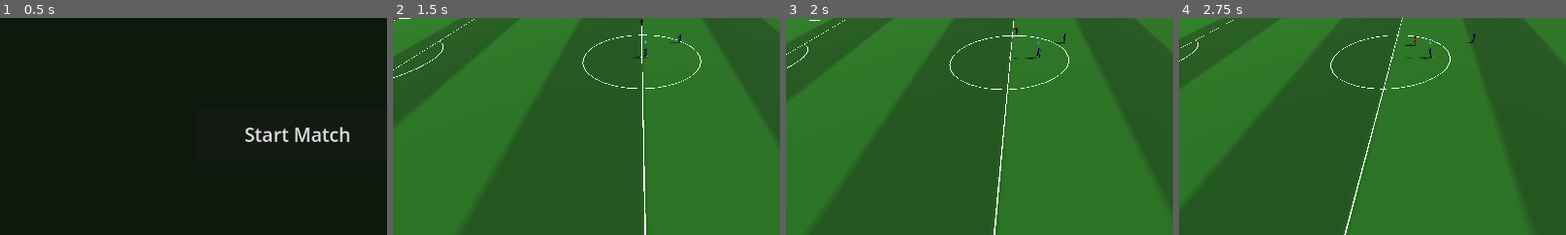
Above: before the commit, frames 1-4 (left to right).
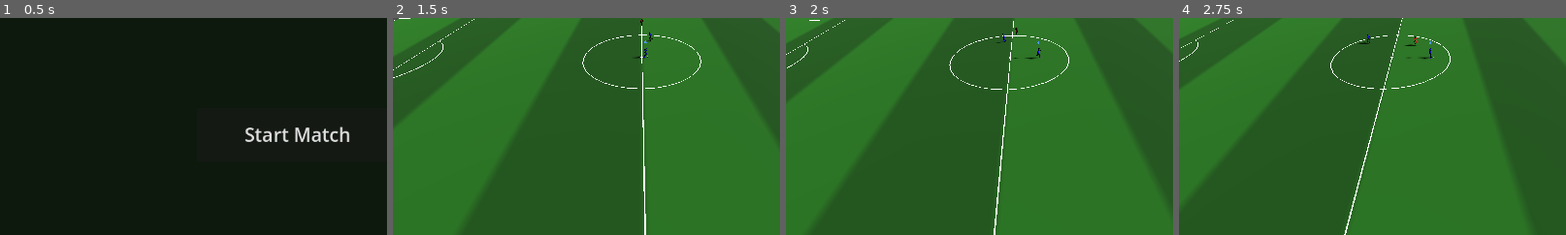
Above: after the commit, the same moments.

Repository: Churikov0112/open_football
Game: Godot game, scene res://scenes/main_menu.tscn
The game is run twice, just before and just after one commit, with the same random seed, the same clock (stepped at 60 frames per second) and the same inputs.
Inputs (mouse positions are % of the whole screen's width and height, from its top left):
- Up to frame 1 (0.5 s): no input
- Up to frame 2 (1.5 s): click "Start Match" at 0.5 s; move the mouse to (72, 45) at 1.27 s; hold Right (move_right) from 1.28 s (still down); hold E (pass) from 1.28 s (still down); click (72, 45) at 1.42 s
- Up to frame 3 (2 s): keep holding Right (move_right); keep holding E (pass)
- Up to frame 4 (2.75 s): release Right (move_right) at 2 s; release E (pass) at 2 s; drag from (30, 55) to (45, 70) at 2.02 s
The pictures show only the part of the screen within x 17-67%, y 41-91%; the shares and areas given below are measured in that part.

Frame 1 is identical in both runs. In frame 2, less than 0.1% of the frame differs, in the area x 65-75%, y 6-12%; in frame 3, less than 0.1%; in frame 4, less than 0.1%, in the area x 46-77%, y 7-13%.

Commit message:
feat(pass): teammate Role enum, receiving, fix support direction sign
Add Role { SUPPORT, RECEIVING, CHASING } to teammate_ai.gd with
begin_receiving()/end_receiving() so an AI teammate can actively run
onto an incoming pass instead of standing at a static support point.
Also fixes a pre-existing bug: _position_for_pass used +Z for the
"ahead of the carrier" offset, but this project's team_1 attacks
toward -Z, so the AI was running behind the ball carrier.

match_manager._fire_pass now calls begin_receiving() on a non-human
receiver right after the existing controlled_player handoff, and
_handle_dribbling calls end_receiving() once a team_1 player actually
picks up the ball.

Diff:
--- a/scripts/ai/teammate_ai.gd
+++ b/scripts/ai/teammate_ai.gd
@@ -8,6 +8,21 @@
 var field_length: float = FootballConstants.HALF_FIELD_LENGTH
 var field_width: float = FootballConstants.HALF_FIELD_WIDTH
 var _wander_timer: float = 0.0
+
+enum Role { SUPPORT, RECEIVING, CHASING }
+var _role: Role = Role.SUPPORT
+var _pass_dir: Vector3 = Vector3.ZERO
+var _pass_lead: float = 0.0
+
+## Менеджер зовёт это на партнёре, которому летит пас: перейти в режим выхода на приём.
+func begin_receiving(pass_dir: Vector3, lead: float) -> void:
+	_role = Role.RECEIVING
+	_pass_dir = pass_dir
+	_pass_lead = lead
+
+func end_receiving() -> void:
+	if _role == Role.RECEIVING:
+		_role = Role.SUPPORT
 
 
 func _motor() -> PlayerMotor:
@@ -30,13 +45,15 @@
 
 	var has_dribbler: bool = ball.has_method(&"set_dribbler") and ball.dribbler
 
-	# Our team has the ball → position to receive a pass
-	if has_dribbler and ball.dribbler == controlled_player:
-		_position_for_pass(delta)
-		return
-
-	# Otherwise → chase the ball (pick up loose balls, receive passes, fight for it)
-	_chase_ball(delta)
+	match _role:
+		Role.RECEIVING:
+			_move_to_receive(delta)
+			return
+		_:
+			if has_dribbler and ball.dribbler == controlled_player:
+				_position_for_pass(delta)
+			else:
+				_chase_ball(delta)
 
 
 func _position_for_pass(delta: float) -> void:
@@ -44,7 +61,7 @@
 	# Position ahead of the carrier at a good passing distance (~10m)
 	# and slightly to the side, alternating based on field position
 	var side_sign := 1.0 if carrier_pos.x < 0 else -1.0
-	var target := carrier_pos + Vector3(0, 0, 10.0) + Vector3(side_sign * 6.0, 0, 0)
+	var target := carrier_pos + Vector3(0, 0, -10.0) + Vector3(side_sign * 6.0, 0, 0)
 
 	target.x = clamp(target.x, -field_width + 4, field_width - 4)
 	target.z = clamp(target.z, -field_length + 4, field_length - 4)
@@ -53,6 +70,21 @@
 	var dir := (target - global_position).normalized()
 	dir.y = 0.0
 	_move_or_wander(dir, delta)
+
+
+## Выход на приём: в ноги — к предсказанной точке мяча; на ход — вперёд по вектору паса.
+func _move_to_receive(delta: float) -> void:
+	var target: Vector3
+	if _pass_lead > 0.0:
+		target = global_position + _pass_dir.normalized() * _pass_lead
+	else:
+		var predicted := ball.global_position + ball.linear_velocity * FootballConstants.PASS_RECEIVE_PREDICT_WINDOW
+		target = predicted
+	target.y = global_position.y
+	var dir := (target - global_position)
+	dir.y = 0.0
+	# Приём завершён, когда мяч у нас — вернёт менеджер через end_receiving(); тут просто бежим.
+	_move_or_wander(dir.normalized(), delta)
 
 
 func _chase_ball(delta: float) -> void:
--- a/scripts/match/match_manager.gd
+++ b/scripts/match/match_manager.gd
@@ -620,6 +620,8 @@
 		var dist: float = p.global_position.distance_to(ball.global_position)
 		if dist < 1.0:
 			ball.set_dribbler(p)
+			if p.has_method(&"end_receiving"):
+				p.end_receiving()
 			return
 
 
@@ -846,6 +848,8 @@
 		controlled_player = receiver
 		_sync_ai_controllers()
 		_manual_swap_cooldown = 30
+	if receiver != null and receiver != controlled_player and receiver.has_method(&"begin_receiving"):
+		receiver.begin_receiving(launch_vel, params.extra_lead)
 	var visual := _player_visual(player)
 	if visual != null and visual.trigger("pass"):
 		return
